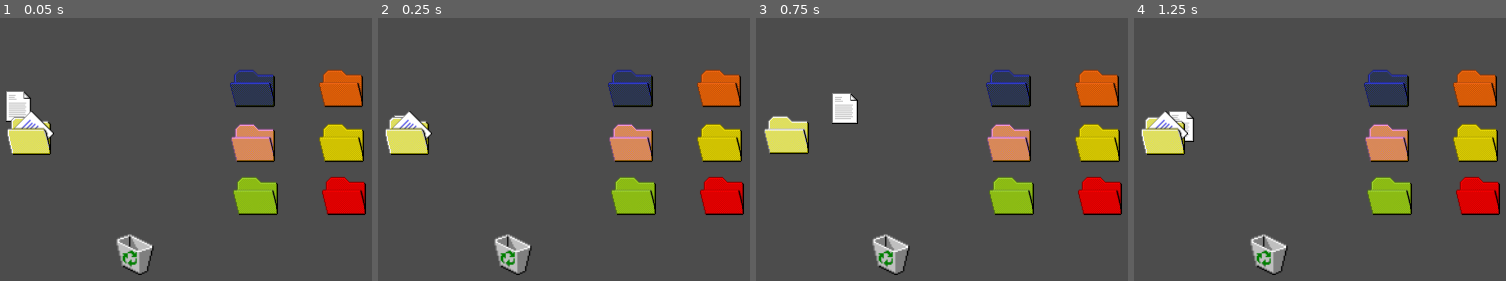
Above: before the commit, frames 1-4 (left to right).
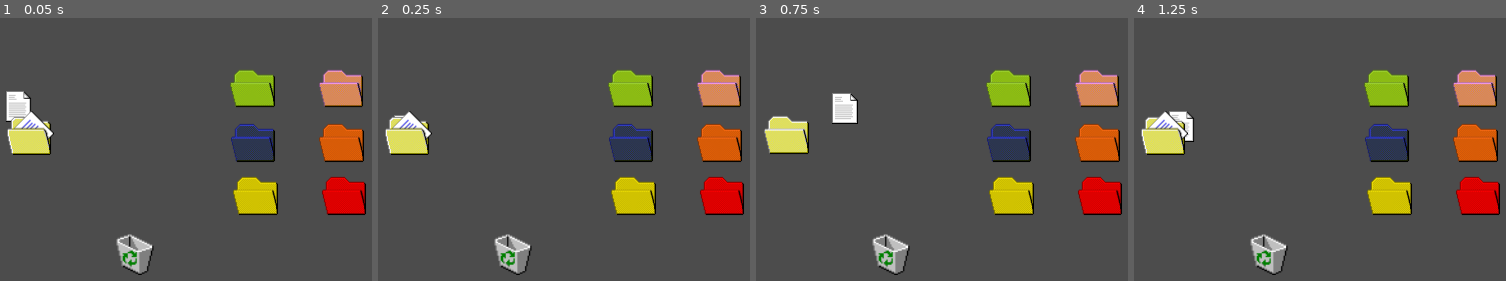
Above: after the commit, the same moments.

Repository: Savro01/Splitted
Game: Godot game, scene res://Scenes/BetterDrag/TransfertFiles.tscn
Same seed, same stepped clock (60 frames per second), same inputs: the game is played once before the commit and once after it. This scene is started directly instead of the project's main scene.
Inputs (mouse positions are in pixels of both pictures, inside the frame that each line leads up to):
- Up to frame 1 (0.05 s): no input
- Up to frame 2 (0.25 s): no input
- Up to frame 3 (0.75 s): tap Enter at 0.5 s; drag from (785, 133) to (1008, 39) at 0.52 s
- Up to frame 4 (1.25 s): no input

The runs differ from the first frame. In frame 1, 7.1% of the frame differs, in the area x 61-98%, y 19-75%; in frame 2, 7.1%; in frame 3, 7.1%; in frame 4, 7.1%.

Commit message:
adding order and msg when success

Diff:
--- a/Scenes/BetterDrag/TransfertFiles.gd
+++ b/Scenes/BetterDrag/TransfertFiles.gd
@@ -1,13 +1,19 @@
 extends Node2D
 
-var colors = ["FD0100", "F76915", "EEDE04", "A0D636", "#f79cee", "333ED4"]
+var colors = ["fd0100", "f76915", "eede04", "a0d636", "f79cee", "333ed4"]
 
 var folders # dossiers dests
 var main_pos # dossier source
 var dest_pos # dossier dest
 var bin # poubelle
 
+var code = []
+
 var filled_folders = []
+
+# ordre a respecter :
+# rouge - orange - jaune - vert - rose - bleu
+var order = ["fd0100", "f76915", "eede04", "a0d636", "f79cee", "333ed4"]
 
 ################################# Logic functions ######################
 
@@ -19,6 +25,7 @@
 		folder.setEmpty(false)
 
 func _ready():
+	$msg.hide()
 	## poubelle
 	$bin.setEmpty(true)
 	$bin.setToBin()
@@ -39,20 +46,37 @@
 
 
 func _physics_process(delta):
-	# on modifie la position du fichier en fonction des dossiers vides
-	# et de la position de la souris
-	if $file.selected:
+	if folders.size() <= 1:
 		$mainFolder.setEmpty(true)
-		# rend visible le fichier quand on le selectionne
-		$file.z_index = 1
-		$file.transform.origin = lerp($file.transform.origin, get_local_mouse_position(), 25 * delta)
+		$file.hide()
+		var correct = true
+		for i in range(0, filled_folders.size()):
+			if filled_folders[i] != order[i]:
+				correct = false
+
+		if not correct:
+			$msg.show()
+		else:
+			$msg.text = "TRANSFERT SUCCEED"
+			$msg.show()
 	else:
-		$mainFolder.setEmpty(false)
-		# near_folder calcule le dossier le plus proche
-		near_folder()
-		$file.transform.origin = lerp($file.transform.origin, dest_pos, 10 * delta)
-		# cache le fichier derriere les dossiers
-		$file.z_index = -1
+		# on modifie la position du fichier en fonction des dossiers vides
+		# et de la position de la souris
+		if $file.selected:
+			$mainFolder.setEmpty(true)
+			# rend visible le fichier quand on le selectionne
+			$file.z_index = 1
+			$file.transform.origin = lerp($file.transform.origin, get_local_mouse_position(), 25 * delta)
+		else:
+			$mainFolder.setEmpty(false)
+			# near_folder calcule le dossier le plus proche
+			near_folder()
+			$file.transform.origin = lerp($file.transform.origin, dest_pos, 10 * delta)
+			# cache le fichier derriere les dossiers
+			$file.z_index = -1
+
+
+
 
 func moveFileToPos(pos):
 	dest_pos = pos
@@ -79,5 +103,6 @@
 
 				# si le dossier est la poubelle, il est réutilisable
 				if not selectedFolder.is_in_group("bin"):
-					filled_folders.append(selectedFolder.color.to_html())
+					filled_folders.append(selectedFolder.color.to_html(false))
+					print(folders)
 					folders.erase(selectedFolder) 		# on supprime le dossier de la liste -> non draggable
--- a/Scenes/BetterDrag/TransfertFiles.tscn
+++ b/Scenes/BetterDrag/TransfertFiles.tscn
@@ -51,3 +51,14 @@
 "dest",
 ] instance=ExtResource( 1 )]
 position = Vector2( 131.974, 174 )
+
+[node name="msg" type="Label" parent="."]
+margin_left = -65.4065
+margin_top = -114.164
+margin_right = 53.5935
+margin_bottom = -100.164
+rect_scale = Vector2( 4, 4 )
+text = "TRANSFERT FAILED"
+__meta__ = {
+"_edit_use_anchors_": false
+}
